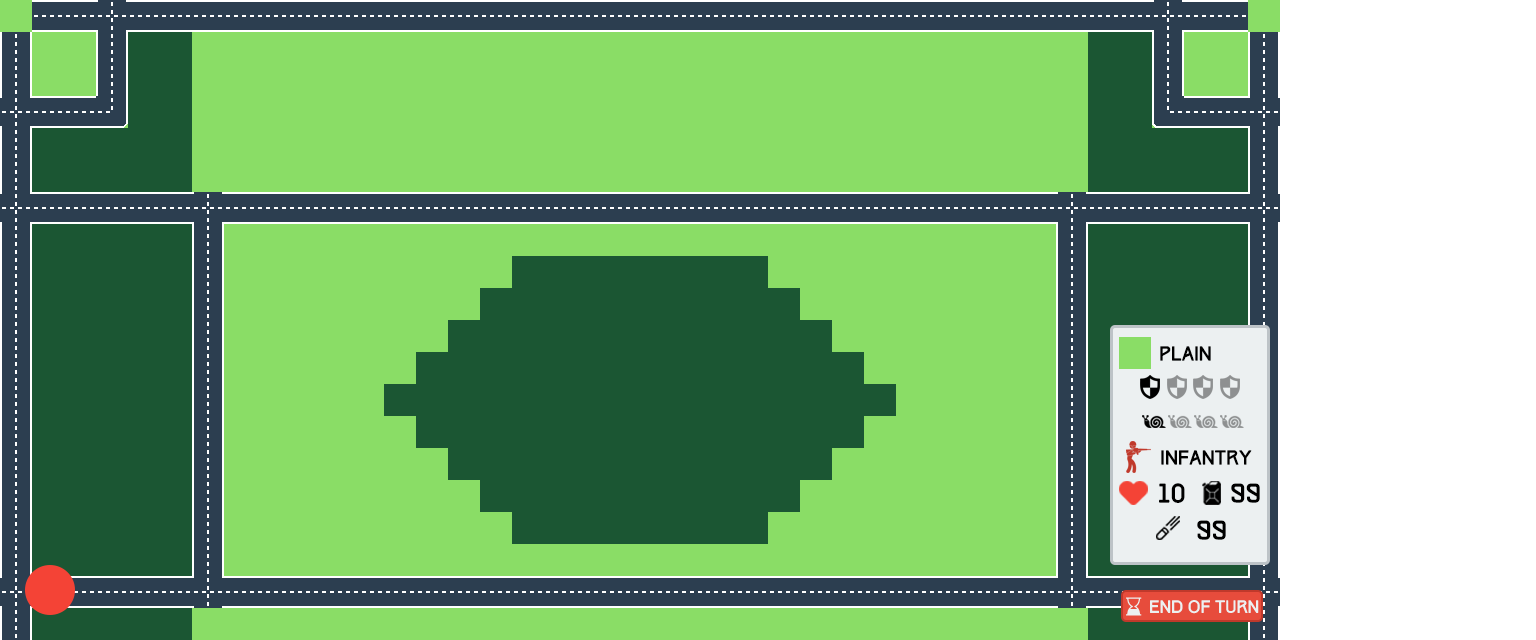
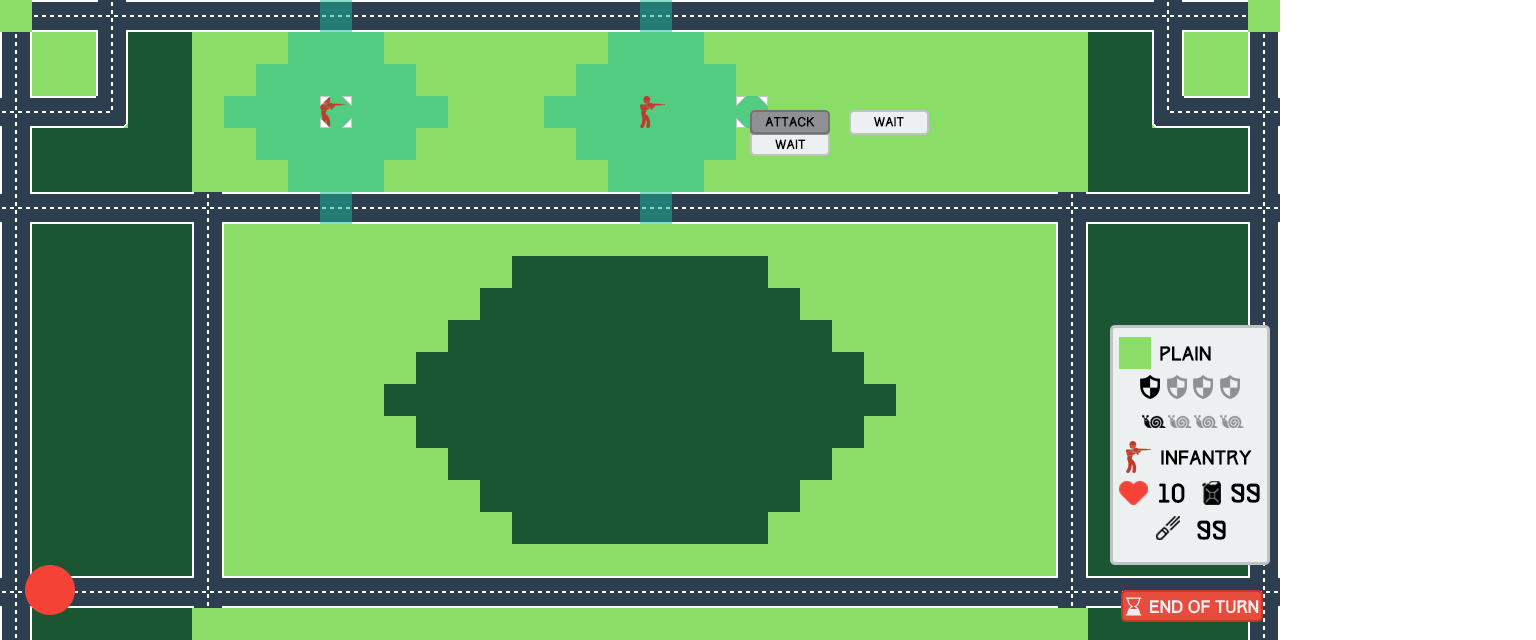
The second 1536×640 image is a revision of the first. Changes to its layers:
added group "move_click" with 15 layers in group "Artboard 1" over [544, 0, 929, 224]
added group "menu_attack" (1st of 2, in "Artboard 1" › "move_click") with 5 layers in group "move_click" over [750, 110, 830, 156]
added layer "menu_over" (1st of 2, in "Artboard 1" › "move_click" › "menu_attack") (40%) in group "menu_attack" over [750, 110, 830, 135]
added layer "menu_attack" (2nd of 2, in "Artboard 1" › "move_click" › "menu_attack") in group "menu_attack" over [750, 132, 830, 156]
added layer "menu_wait" in group "menu_attack" over [750, 110, 830, 134]
added group "menu" (1st of 2, in "Artboard 1" › "move_click") with 3 layers in group "move_click" over [849, 110, 929, 135]
added layer "menu" (2nd of 2, in "Artboard 1" › "move_click" › "menu") in group "menu" over [849, 110, 929, 135]
added layer "cursor" (1st of 2, in "Artboard 1" › "move_click") in group "move_click" over [736, 96, 768, 128]
added layer "move_all" (1st of 2, in "Artboard 1" › "move_click") (50%) in group "move_click" over [544, 0, 736, 224]
added layer "move" (1st of 3, in "Artboard 1" › "move_click") (50%) in group "move_click" over [736, 96, 768, 128]
added layer "move_under_unit" (1st of 2, in "Artboard 1" › "move_click") (50%) in group "move_click" over [640, 96, 672, 128]
added group "move" (2nd of 3, in "Artboard 1") with 5 layers in group "Artboard 1" over [224, 0, 448, 224]
added layer "cursor" (2nd of 2, in "Artboard 1" › "move") in group "move" over [320, 96, 352, 128]
added layer "move_all" (2nd of 2, in "Artboard 1" › "move") (50%) in group "move" over [224, 0, 416, 224]
added layer "move" (3rd of 3, in "Artboard 1" › "move") (50%) in group "move" over [416, 96, 448, 128]
added layer "move_under_unit" (2nd of 2, in "Artboard 1" › "move") (50%) in group "move" over [320, 96, 352, 128]
…and 5 more changes (5 added)
